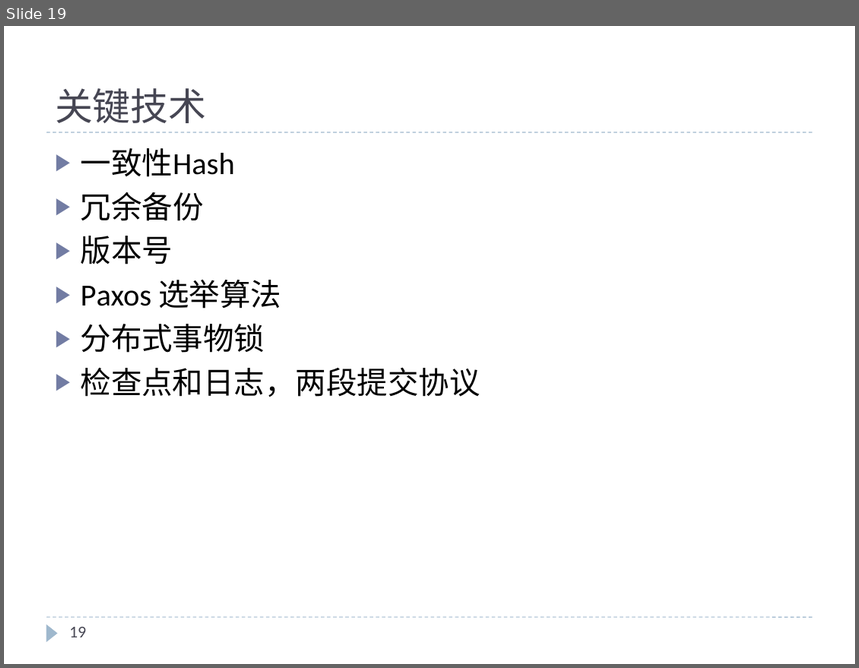
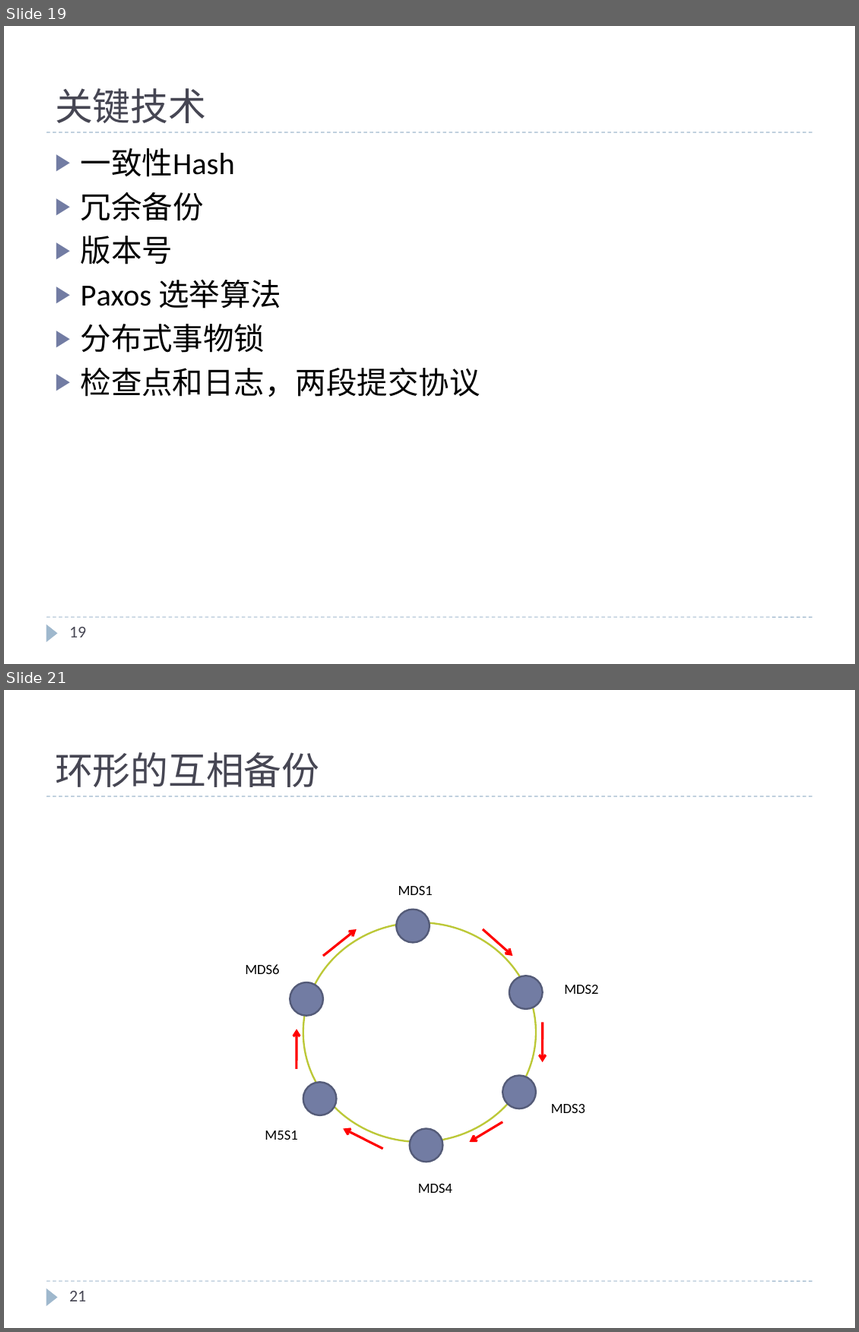
Before and after one commit to cheliequan/idning-paper, a slide deck: draft/MDS集群.pptx. Shown one above the other, each under a label of ours: slide 19 before the commit, slides 19 and 21 after it; the slides between them are not shown. The pictures are 859x668 and 859x1332 pixels, drawn with LibreOffice and Linux fonts; fonts in the diff are those of the drawing. Boxes give left, top, right and bottom in pixels: in the first picture for what was removed or moved away, otherwise in the second. Text is boxed around its words. In the diff, an @@ line names an element or a change of style, - is before the commit and + after.

```diff
--- a/draft/MDS集群.pptx
+++ b/draft/MDS集群.pptx
@@ slide 21 added at (4, 690, 855, 1328), background #F4F4F4; not listed: 3 template elements that a slide beside it also shows @@
@@ title added at (55, 752, 320, 787), 32 pt, text #464653 @@
+环形的互相备份
@@ text added at (398, 886, 433, 895), 12 pt, text #000000 @@
+MDS1
@@ ellipse added at (396, 910, 430, 943), fill #727CA3, outline #545C79 1.5 pt @@
@@ ellipse added at (303, 923, 536, 1142), outline #BCC838 1.5 pt @@
@@ arrow added from (323, 955) to (357, 929), #FF0000 2 pt @@
@@ arrow added from (484, 929) to (513, 955), #FF0000 2 pt @@
@@ text added at (245, 964, 279, 974), 12 pt, text #000000 @@
+MDS6
@@ ellipse added at (290, 983, 323, 1016), fill #727CA3, outline #545C79 1.5 pt @@
@@ ellipse added at (509, 976, 543, 1009), fill #727CA3, outline #545C79 1.5 pt @@
@@ text added at (564, 985, 598, 994), 12 pt, text #000000 @@
+MDS2
@@ arrow added from (297, 1068) to (297, 1030), #FF0000 2 pt @@
@@ arrow added from (543, 1023) to (543, 1063), #FF0000 2 pt @@
@@ ellipse added at (503, 1075, 536, 1109), fill #727CA3, outline #545C79 1.5 pt @@
@@ ellipse added at (303, 1082, 337, 1116), fill #727CA3, outline #545C79 1.5 pt @@
@@ arrow added from (503, 1122) to (470, 1142), #FF0000 2 pt @@
@@ text added at (551, 1104, 585, 1113), 12 pt, text #000000 @@
+MDS3
@@ text added at (265, 1131, 297, 1140), 12 pt, text #000000 @@
+M5S1
@@ arrow added from (382, 1149) to (343, 1129), #FF0000 2 pt @@
@@ ellipse added at (410, 1129, 443, 1163), fill #727CA3, outline #545C79 1.5 pt @@
@@ text added at (418, 1184, 452, 1193), 12 pt, text #000000 @@
+MDS4
@@ page number added at (69, 1291, 86, 1302), 14 pt, text #464653 @@
+21
```
Also in this commit, not shown: 19 other slides changed, 1 other slide added, 1 other file.
